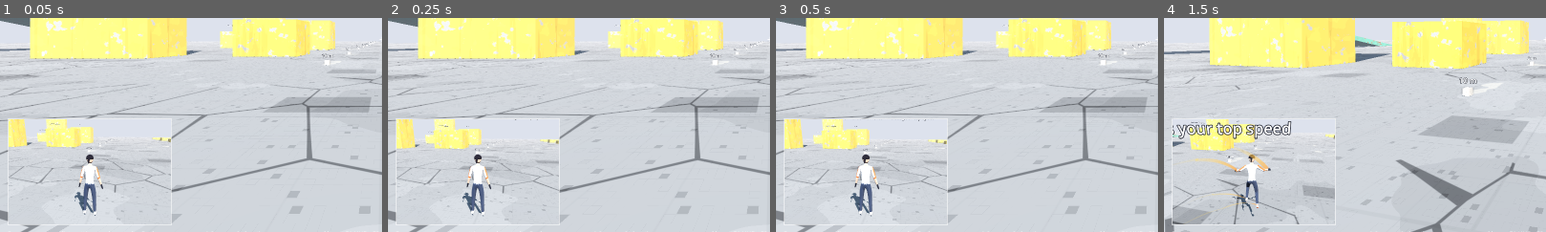
Above: before the commit, frames 1-4 (left to right).
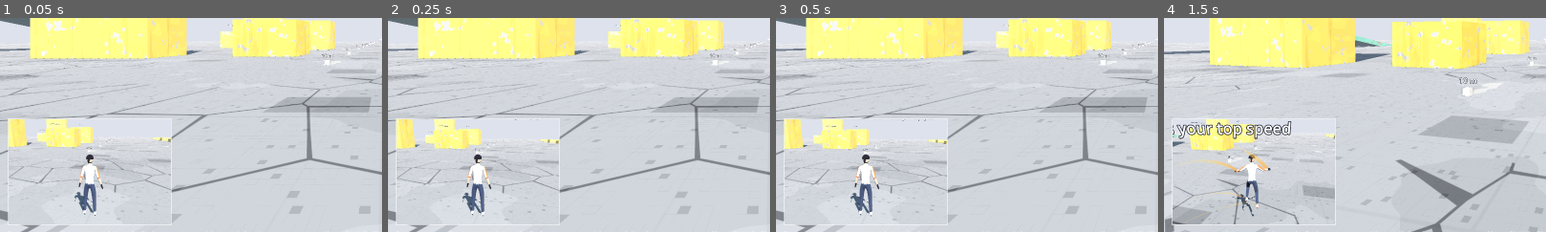
Above: after the commit, the same moments.

Repository: daxtinenichols/trickshot
Game: Godot game, scene res://levels/sandbox.tscn
The game is run twice, just before and just after one commit, with the same random seed, the same clock (stepped at 60 frames per second) and the same inputs.
Inputs (mouse positions are % of the whole screen's width and height, from its top left):
- Up to frame 1 (0.05 s): no input
- Up to frame 2 (0.25 s): no input
- Up to frame 3 (0.5 s): no input
- Up to frame 4 (1.5 s): tap Enter at 0.5 s; move the mouse to (55, 49) at 0.52 s; press the mouse at (55, 49) at 0.53 s; hold W (move_forward) from 0.53 s (still down); tap Space (jump) at 0.77 s; tap F (kick) at 0.8, 1.35 s; move the mouse to (45, 50) at 1.27 s; release the mouse at (45, 50) at 1.28 s
The pictures show only the part of the screen within x 0-50%, y 45-95%; the shares and areas given below are measured in that part.

The runs differ from the first frame. In frame 4, 0.2% of the frame differs, in the area x 8-28%, y 61-90%.

Commit message:
Art look survives missing pieces; body holds its facing; eased poses
ArtLook loads the gun look and the wasteland shader by path at runtime and
skips them with a warning if they're missing or not imported yet, so a
fresh copy before the editor reimports still shows the environment and the
runner (it used to fail to parse and take the whole look down). GunLook
references its audio by path, not class_name.

Runner body: keeps its world facing when the view turns and then turns
toward where it's going, instead of swinging with every mouse movement and
easing back (third-person wobble). The shown pose eases toward the blended
pose, rounding off any snap between states.

Co-Authored-By: Claude Opus 5.5 (1M context) <noreply@anthropic.com>
Claude-Session: https://claude.ai/code/session_018cF8eSzfRZvcDTitFo28sA

Diff:
--- a/art/characters/runner/runner_body.gd
+++ b/art/characters/runner/runner_body.gd
@@ -67,6 +67,10 @@
 var _climb_phase := 0.0
 ## Facing, in the player's frame (PI = where the player looks).
 var _heading := PI
+var _last_yaw := 0.0
+## The pose actually shown: eases toward the blended pose so state changes,
+## overlays and noisy inputs never pop a joint.
+var _shown := {}
 var _turn_lean := 0.0
 var _wall_side := 1.0
 var _tuck := 0.0
@@ -102,9 +106,12 @@
 func setup(p: Player) -> void:
 	player = p
 	_heading = PI
+	_last_yaw = p.yaw
 	p.landed.connect(_on_landed)
 	p.trick.connect(_on_trick)
-	p.respawned.connect(func() -> void: _heading = PI)
+	p.respawned.connect(func() -> void:
+		_heading = PI
+		_last_yaw = p.yaw)
 	trails = MotionTrails.new()
 	add_child(trails)
 	trails.setup(p, self)
@@ -166,7 +173,7 @@
 	for k: String in _weights:
 		var rate: float = BLEND_RATE[k]
 		_weights[k] = lerpf(_weights[k], targets.get(k, 0.0), 1.0 - exp(-rate * delta))
-	_apply_pose(_blend())
+	_apply_pose(_ease_pose(_blend(), delta))
 	_update_root(delta)
 
 
@@ -288,6 +295,19 @@
 	return out
 
 
+## How fast the shown pose follows the blended one (1/s): fast enough to
+## keep kicks and flips crisp, slow enough to round off any snap.
+const POSE_EASE := 24.0
+
+
+func _ease_pose(pose: Dictionary, delta: float) -> Dictionary:
+	var k := 1.0 - exp(-POSE_EASE * delta)
+	for bone: String in _bones:
+		var target: Quaternion = pose.get(bone, Quaternion.IDENTITY)
+		_shown[bone] = target if not _shown.has(bone) else (_shown[bone] as Quaternion).slerp(target, k)
+	return _shown
+
+
 ## Weighted average of poses, joint by joint (quaternion blend).
 func _weighted(poses: Dictionary) -> Dictionary:
 	var acc := {}  # bone -> [Quaternion, total weight]
@@ -371,6 +391,14 @@
 				target = atan2(vel.x, vel.z)
 	if player.state in [Player.State.WALLRUN, Player.State.VAULT, Player.State.MANTLE, Player.State.SLIDE, Player.State.PRONE_SLIDE] and speed > 0.5:
 		target = atan2(vel.x, vel.z)
+	# The body keeps its facing in the world when the view turns, then turns
+	# toward where it's going. (Following the view instantly and easing back
+	# made it wobble on every mouse movement.) On ramps and loops the frame
+	# itself tilts, so it stays relative there.
+	var yaw_step := wrapf(player.yaw - _last_yaw, -PI, PI)
+	_last_yaw = player.yaw
+	if player.state != Player.State.SURFACE:
+		_heading = wrapf(_heading - yaw_step, -PI, PI)
 	var before := _heading
 	_heading = lerp_angle(_heading, target, 1.0 - exp(-rate * delta))
 	var turn_rate := wrapf(_heading - before, -PI, PI) / maxf(delta, 0.001)
--- a/art/look/art_look.gd
+++ b/art/look/art_look.gd
@@ -17,7 +17,12 @@
 
 const GRAYBOX_SHADER := preload("res://levels/graybox.gdshader")
 const TOON_SHADER := preload("res://art/shaders/toon.gdshader")
-const WASTELAND_SHADER := preload("res://art/shaders/wasteland.gdshader")
+## Optional parts are loaded at runtime, not preloaded or named by class:
+## if one is missing or not imported yet (a fresh copy before the editor
+## reimports), it is skipped with a warning instead of taking the whole look
+## (environment, runner) down with it.
+const WASTELAND_SHADER_PATH := "res://art/shaders/wasteland.gdshader"
+const GUN_LOOK_PATH := "res://art/weapons/gun_look.gd"
 const OUTLINE_SHADER := preload("res://art/shaders/outline_post.gdshader")
 const SpeedLines := preload("res://art/fx/speed_lines.gd")
 const ChaseCamera := preload("res://art/look/chase_camera.gd")
@@ -64,6 +69,7 @@
 var auto_attach := true
 
 var _world_materials := {}
+var _missing := {}
 var _swapped: Array = []  # [GeometryInstance3D, original material]
 var _env_backup := {}
 var _attached: Array = []  # nodes this look added, removed when turned off
@@ -126,7 +132,10 @@
 	var key := "w/%s/%s/%.2f" % [kind, color.to_html(), grid]
 	if not _world_materials.has(key):
 		var m := ShaderMaterial.new()
-		m.shader = WASTELAND_SHADER
+		var shader := _optional(WASTELAND_SHADER_PATH) as Shader
+		if shader == null:
+			return world_material(color, grid)
+		m.shader = shader
 		m.set_shader_parameter("base_color", color)
 		m.set_shader_parameter("surface", spec[0])
 		m.set_shader_parameter("tex_scale", spec[1])
@@ -273,10 +282,12 @@
 	lines.setup(player)
 	var pistol := player.weapon as Pistol
 	if pistol and pistol.view_model:
-		var gun := GunLook.new()
-		gun.name = "GunLook"
-		_add(player, gun)
-		gun.setup(pistol, player.get_node("RunnerBody") as RunnerBody)
+		var script := _optional(GUN_LOOK_PATH) as Script
+		if script and script.can_instantiate():
+			var gun: Node3D = script.new()
+			gun.name = "GunLook"
+			_add(player, gun)
+			gun.setup(pistol, player.get_node("RunnerBody"))
 
 
 ## The player's runner body, built on first use. The first-person camera is
@@ -307,6 +318,18 @@
 	quad.position = Vector3(0, 0, -0.1)
 	quad.layers = 0xFFFFF
 	return quad
+
+
+## Loads an optional resource, or warns once and returns null.
+func _optional(path: String) -> Resource:
+	if _missing.has(path):
+		return null
+	var res: Resource = load(path) if ResourceLoader.exists(path) else null
+	if res == null or (res is Script and not (res as Script).can_instantiate()):
+		push_warning("ArtLook: couldn't load %s, skipping it (reload the project if it was just added)" % path)
+		_missing[path] = true
+		return null
+	return res
 
 
 func _add(parent: Node, child: Node) -> void:
--- a/art/tools/art_shots.gd
+++ b/art/tools/art_shots.gd
@@ -20,7 +20,7 @@
 
 var out := "user://art_shots"
 var level: Node3D
-var player: Player
+var player  # untyped: Player needs autoloads, which load after this script compiles
 
 
 func _initialize() -> void:
--- a/art/weapons/gun_look.gd
+++ b/art/weapons/gun_look.gd
@@ -13,6 +13,8 @@
 const MODEL := preload("res://art/weapons/scrap_pistol.glb")
 const TOON_SHADER := preload("res://art/shaders/toon.gdshader")
 const FLASH_SHADER := preload("res://art/shaders/muzzle_flash.gdshader")
+## By path, not class_name, so this works before the editor registers it.
+const Audio := preload("res://art/fx/gun_audio.gd")
 
 ## The gun in the runner's right hand, relative to the hand bone (its +Y
 ## runs along the fingers, -X out of the back of the hand): barrel along the
@@ -136,10 +138,10 @@
 
 func _build_sounds() -> void:
 	for i in 4:
-		_shot_sounds.append(GunAudio.gunshot(i))
+		_shot_sounds.append(Audio.gunshot(i))
 	for i in 3:
-		_casing_sounds.append(GunAudio.casing(i))
-		_impact_sounds.append(GunAudio.impact(i))
+		_casing_sounds.append(Audio.casing(i))
+		_impact_sounds.append(Audio.impact(i))
 	for i in 3:
 		var a := AudioStreamPlayer.new()
 		a.volume_db = -3.0
--- a/tests/test_art.gd
+++ b/tests/test_art.gd
@@ -227,6 +227,26 @@
 	_look().set_enabled(true)
 
 
+func test_body_holds_its_facing_when_the_view_snaps() -> void:
+	# Running straight, a sudden mouse flick must not swing the body with the
+	# camera and back (that read as jitter in third person).
+	var body: RunnerBody = ArtLook.ensure_body(player)
+	level.go_to_zone(0)
+	player.scripted_input = TestWorld.forward_input()
+	for i in 90:
+		await tree.physics_frame
+	var facing := func() -> Vector3:
+		var f := body.global_basis.z
+		return Vector3(f.x, 0, f.z).normalized()
+	var before: Vector3 = facing.call()
+	player.set_view(player.yaw + 0.6, player.pitch)
+	# process_frame fires before nodes' _process: wait for the body's update.
+	await tree.process_frame
+	await tree.process_frame
+	var after: Vector3 = facing.call()
+	check(before.angle_to(after) < 0.15, "body barely turns on the flick frame (%.2f rad)" % before.angle_to(after))
+
+
 func test_body_is_smooth_in_slow_motion() -> void:
 	# In slow-mo the sim ticks less often than frames are drawn; the body must
 	# follow the interpolated transform, moving a little every frame instead
